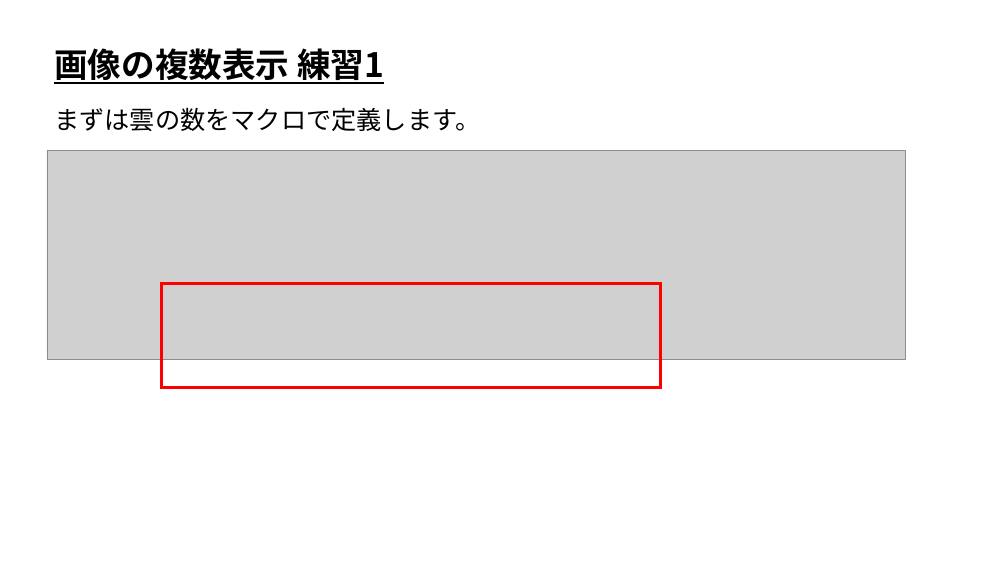
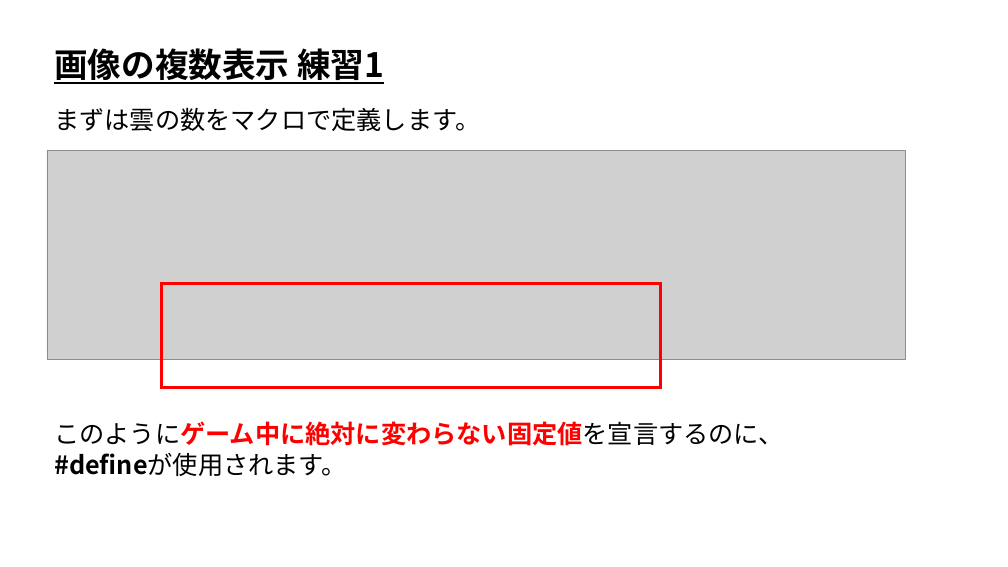
Before and after one commit to ArakiYusuke-Ohara/Textbook, a slide deck: slide 2 of ゲーム科1年/00_前期/ゲームプログラミングⅠ/06_画像の複数表示.pptx. Drawn at 1008x567 pixels with LibreOffice and Linux fonts; fonts in the diff are those of the drawing; grey boxes stand for pictures. Boxes give left, top, right and bottom in pixels: in the first picture for what was removed or moved away, otherwise in the second. Text is boxed around its words. In the diff, an @@ line names an element or a change of style, - is before the commit and + after.

```diff
--- a/ゲーム科1年/00_前期/ゲームプログラミングⅠ/06_画像の複数表示.pptx
+++ b/ゲーム科1年/00_前期/ゲームプログラミングⅠ/06_画像の複数表示.pptx
@@ text added at <box>54,421,783,476</box>, 24 pt, text #000000, bold @@
+このようにゲーム中に絶対に変わらない固定値を宣言するのに、
+#defineが使用されます。
```
Also in this commit, not shown: 9 other files.
